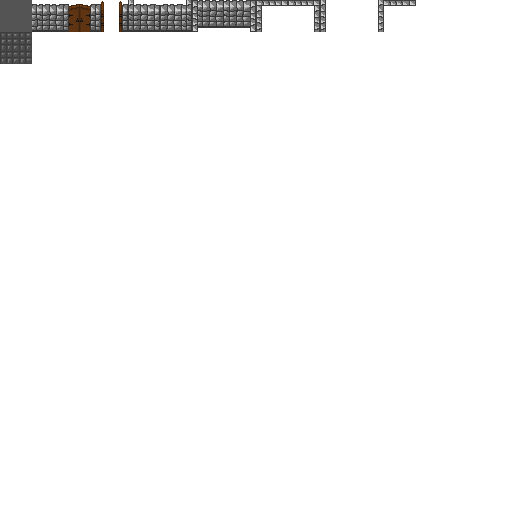
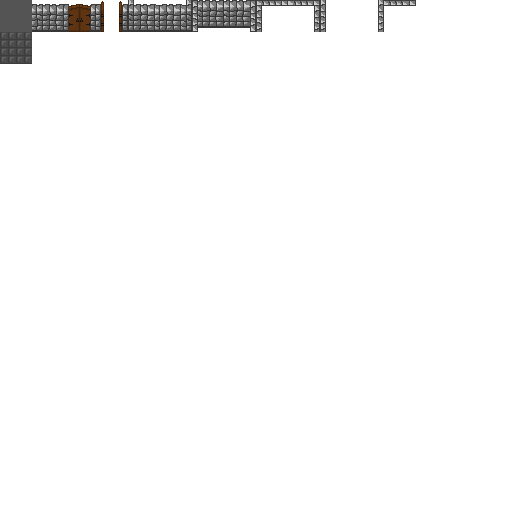
Before/after of a w=512, h=512 layered artwork. What changed in the layer stack:
painted on "wall-middle-door-open" over bbox(102, 31, 121, 32)
painted on "wall-middle-door-closed" over bbox(69, 30, 90, 32)
moved "wall-bottom-corner-right" above "wall-top-corner-right", painted on it over bbox(160, 4, 186, 32)
added layer "floor-main-4" above "Floor" over bbox(1, 32, 32, 64)
removed layer "floor-main" from group "Floor" over bbox(1, 32, 32, 64)
